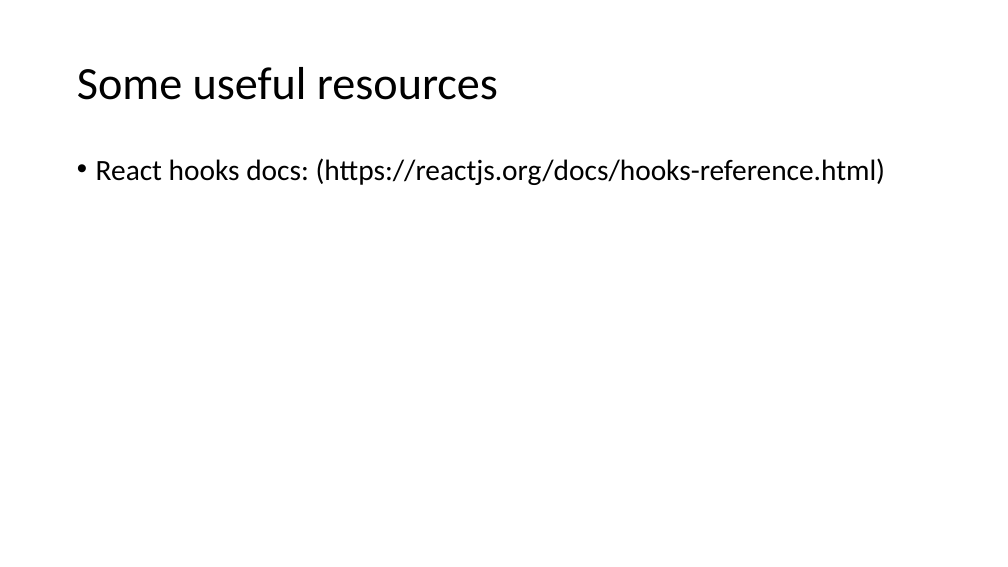
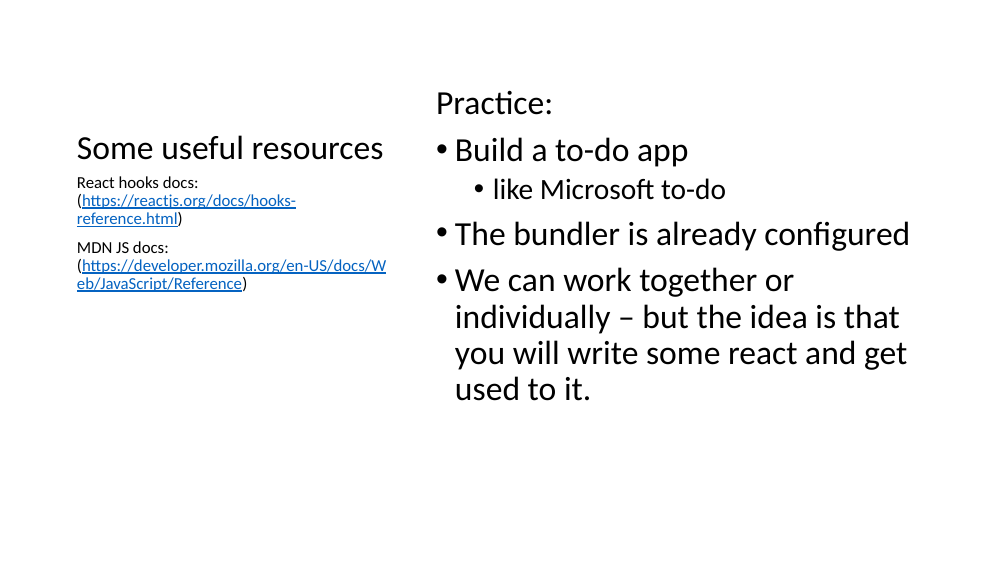
Before and after one commit to JakeTrevor/react-demo, a slide deck: slide 28 of react.pptx (slide 16 before the commit). Drawn at 1008x567 pixels with LibreOffice and Linux fonts; fonts in the diff are those of the drawing. Boxes give left, top, right and bottom in pixels: in the first picture for what was removed or moved away, otherwise in the second. Text is boxed around its words. In the diff, an @@ line names an element or a change of style, - is before the commit and + after.

```diff
--- a/react.pptx
+++ b/react.pptx
@@ title "Some useful resources": place and size @@
-title "Some useful resources" at (77,67,498,100)
+title "Some useful resources" at (77,135,384,160)
@@ title "Some useful resources" at (77,135,384,160): size 44 to 32 pt; vertical alignment middle to bottom @@
@@ text added at (436,90,910,401), 32 pt, text #000000 @@
+Practice:
+• Build a to-do app
+  • like Microsoft to-do
+• The bundler is already configured
+• We can work together or individually – but the idea is that you will write some react and get used to it.
@@ text "React hooks docs: (https://reactjs.org/docs/hooks-reference. ...": place and size @@
-text "React hooks docs: (https://reactjs.org/docs/hooks-reference. ..." at (96,158,886,185)
+text "React hooks docs: (https://reactjs.org/docs/hooks-reference. ..." at (77,176,386,292)
@@ text at (77,176,296,227): size 28 to 16 pt in "React hooks docs: (https://reactjs.org/docs/hooks-reference. ..."; text colour #000000 to #0563C1, underline on in "(https://reactjs.org/docs/hooks-reference.html)"; bullet • to none @@
@@ text at (77,241,386,292): paragraph added @@
+MDN JS docs: (https://developer.mozilla.org/en-US/docs/Web/JavaScript/Reference)
```
Also in this commit, not shown: 3 other slides changed, 14 slides added.
